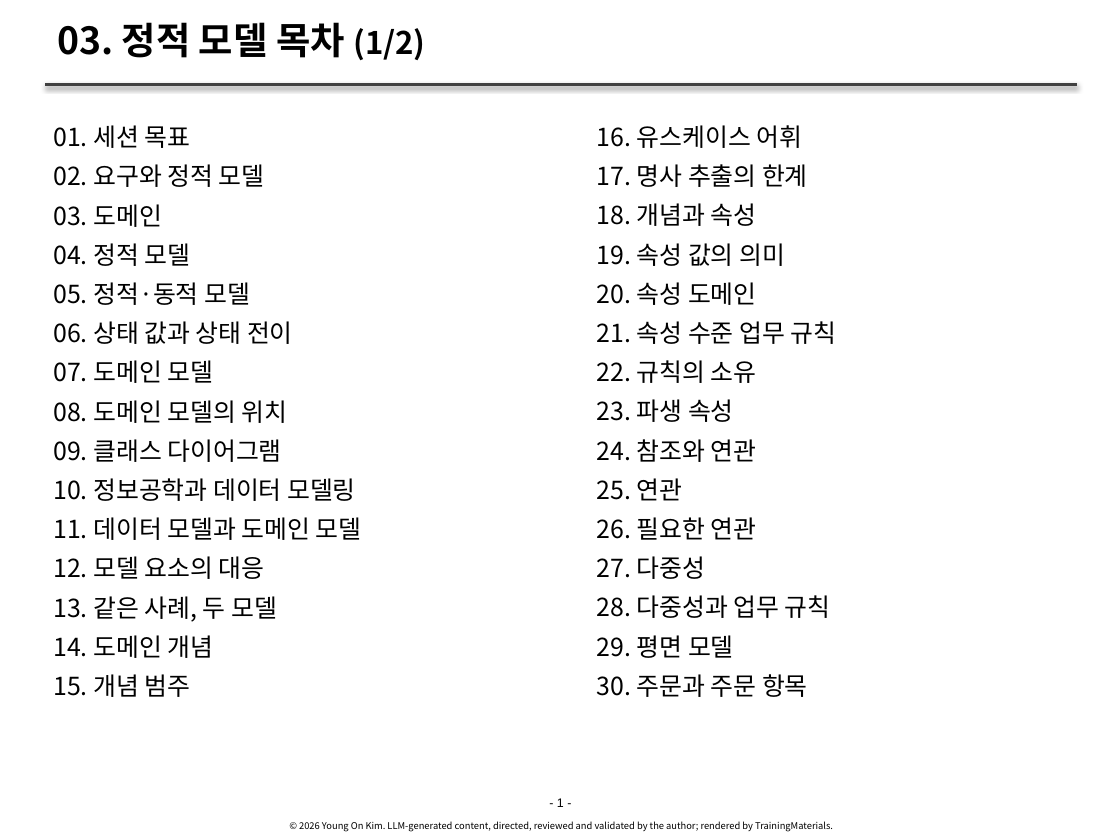
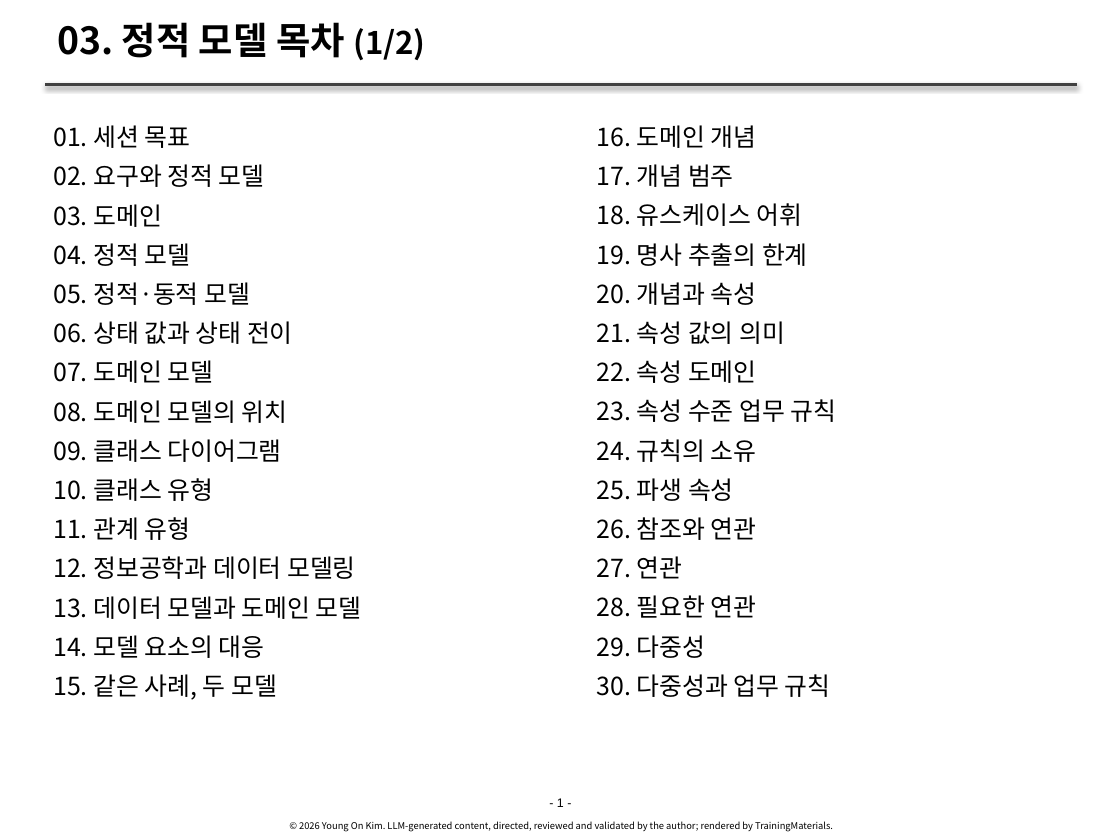
Before and after one commit to YoungSan77/TrainingMaterials, a slide deck: slide 1 of courses/ooad/sessions/s03.pptx. Drawn at 1120x840 pixels with LibreOffice and Linux fonts; fonts in the diff are those of the drawing. Boxes give left, top, right and bottom in pixels: in the first picture for what was removed or moved away, otherwise in the second. Text is boxed around its words. In the diff, an @@ line names an element or a change of style, - is before the commit and + after.

```diff
--- a/courses/ooad/sessions/s03.pptx
+++ b/courses/ooad/sessions/s03.pptx
@@ text at (597, 125, 836, 697): text changed @@
-  16. 유스케이스 어휘
-  17. 명사 추출의 한계
-  18. 개념과 속성
-  19. 속성 값의 의미
-  20. 속성 도메인
-  21. 속성 수준 업무 규칙
-  22. 규칙의 소유
-  23. 파생 속성
-  24. 참조와 연관
-  25. 연관
-  26. 필요한 연관
-  27. 다중성
-  28. 다중성과 업무 규칙
-  29. 평면 모델
-  30. 주문과 주문 항목
+  16. 도메인 개념
+  17. 개념 범주
+  18. 유스케이스 어휘
+  19. 명사 추출의 한계
+  20. 개념과 속성
+  21. 속성 값의 의미
+  22. 속성 도메인
+  23. 속성 수준 업무 규칙
+  24. 규칙의 소유
+  25. 파생 속성
+  26. 참조와 연관
+  27. 연관
+  28. 필요한 연관
+  29. 다중성
+  30. 다중성과 업무 규칙
@@ text at (53, 478, 362, 700): text changed @@
-  10. 정보공학과 데이터 모델링
-  11. 데이터 모델과 도메인 모델
-  12. 모델 요소의 대응
-  13. 같은 사례, 두 모델
-  14. 도메인 개념
-  15. 개념 범주
+  10. 클래스 유형
+  11. 관계 유형
+  12. 정보공학과 데이터 모델링
+  13. 데이터 모델과 도메인 모델
+  14. 모델 요소의 대응
+  15. 같은 사례, 두 모델
```
Also in this commit, not shown: 67 other slides changed, 14 slides added, 44 other files.
